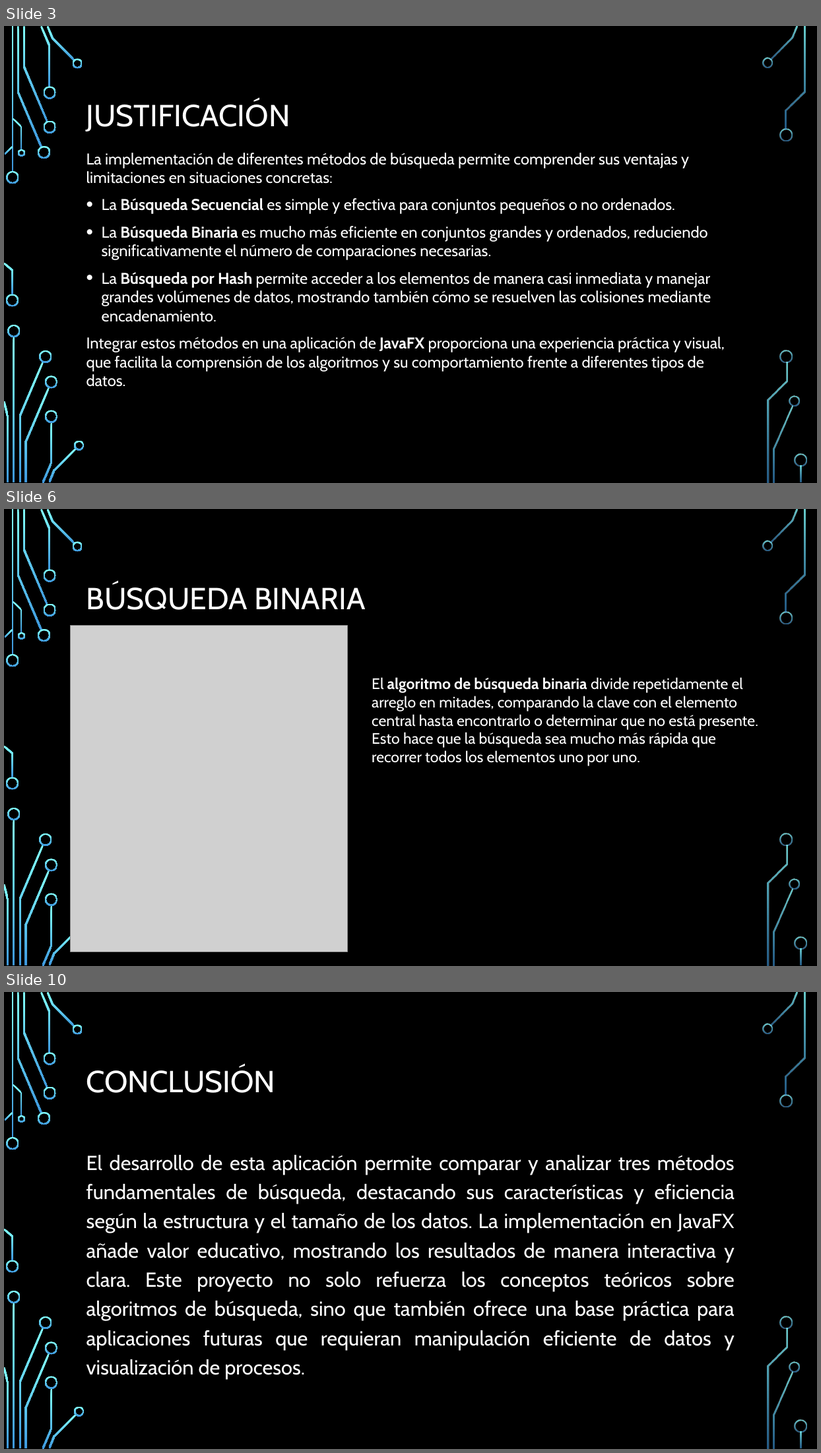
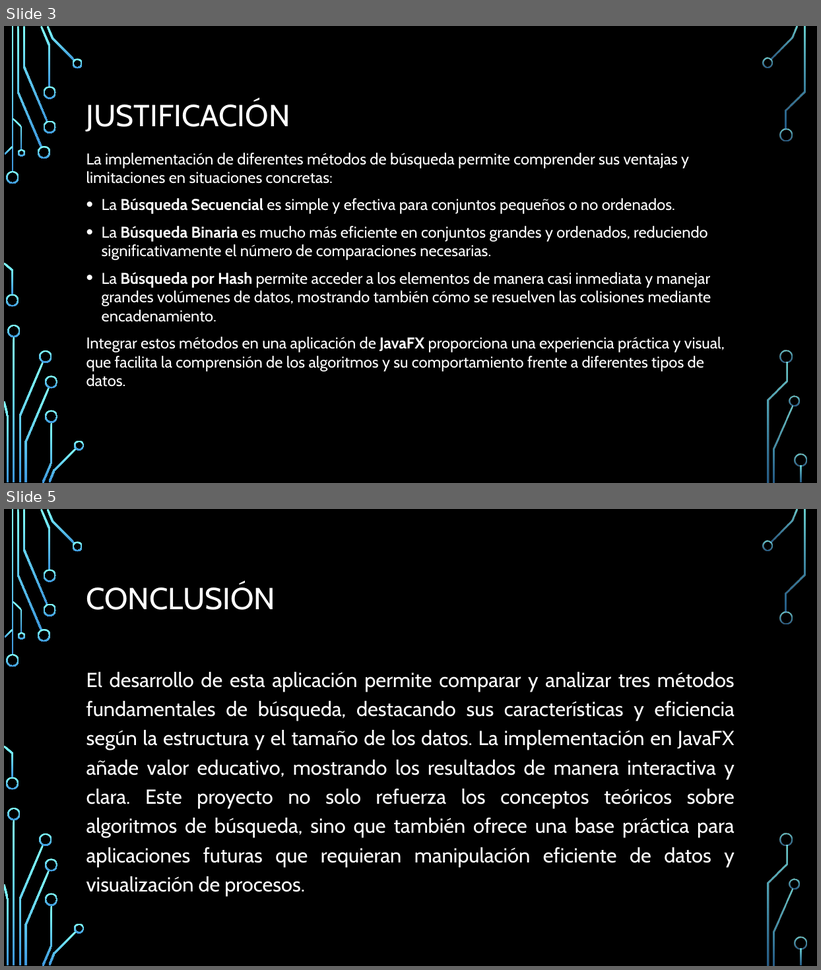
Before and after one commit to Cynthia21Morales/EstructuraDeDatos_CynthiaJasmineMT, a slide deck: ED-Tema-6/6.3 EJERCICIOS_CYNTHIA JASMINE MORALES TORRES.pptx. Shown one above the other, each under a label of ours: slides 3, 6 and 10 before the commit, slides 3 and 5 after it; the slides between them are not shown. The pictures are 821x1453 and 821x970 pixels, drawn with LibreOffice and Linux fonts; fonts in the diff are those of the drawing; grey boxes stand for pictures; background and template pictures are left out. Boxes give left, top, right and bottom in pixels: in the first picture for what was removed or moved away, otherwise in the second. Text is boxed around its words. In the diff, an @@ line names an element or a change of style, - is before the commit and + after.

```diff
--- a/ED-Tema-6/6.3 EJERCICIOS_CYNTHIA JASMINE MORALES TORRES.pptx
+++ b/ED-Tema-6/6.3 EJERCICIOS_CYNTHIA JASMINE MORALES TORRES.pptx
@@ slide 6 removed at [4,509,817,966], background picture (left out); not listed: 35 template elements that a slide beside it also shows @@
@@ title removed at [86,584,365,610] @@
-BÚSQUEDA BINARIA
@@ picture removed at [71,626,347,953] @@
@@ text removed at [372,677,758,766] @@
-El algoritmo de búsqueda binaria divide repetidamente el arreglo en mitades, comparando la clave con el elemento central hasta encontrarlo o determinar que no está presente. Esto hace que la búsqueda sea mucho más rápida que recorrer todos los elementos uno por uno.
@@ what was slide 10 is now slide 5 @@
```
Also in this commit, not shown: 2 slides changed, 1 slide added, 5 other slides removed, 38 other files.
